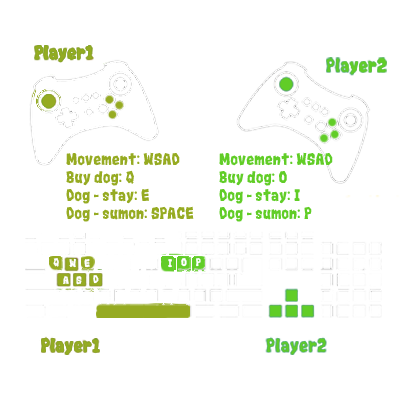
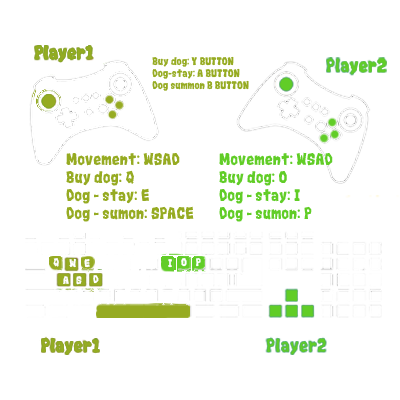
Before/after of a (400, 400) layered artwork. What changed in the layer stack:
added layer "Buy dog: Y BUTTON Dog-stay: A BUTTON Dog summon B BUTTON" above "Movement: WSAD Buy dog: Q Dog - stay: E Dog - sumon: SPACE" over box(152, 56, 249, 91)
